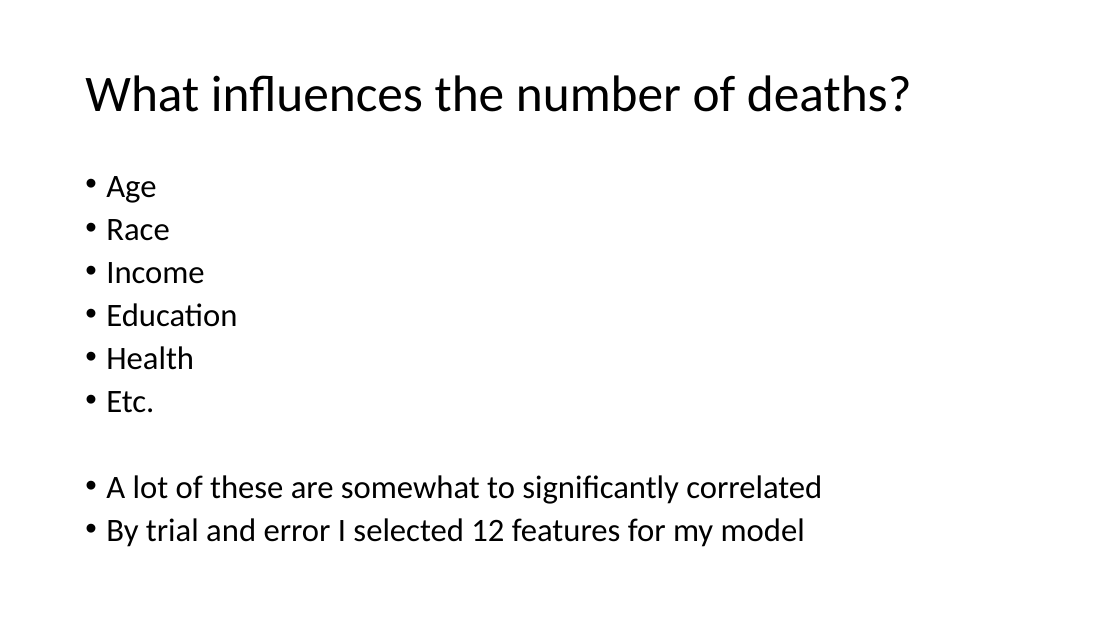
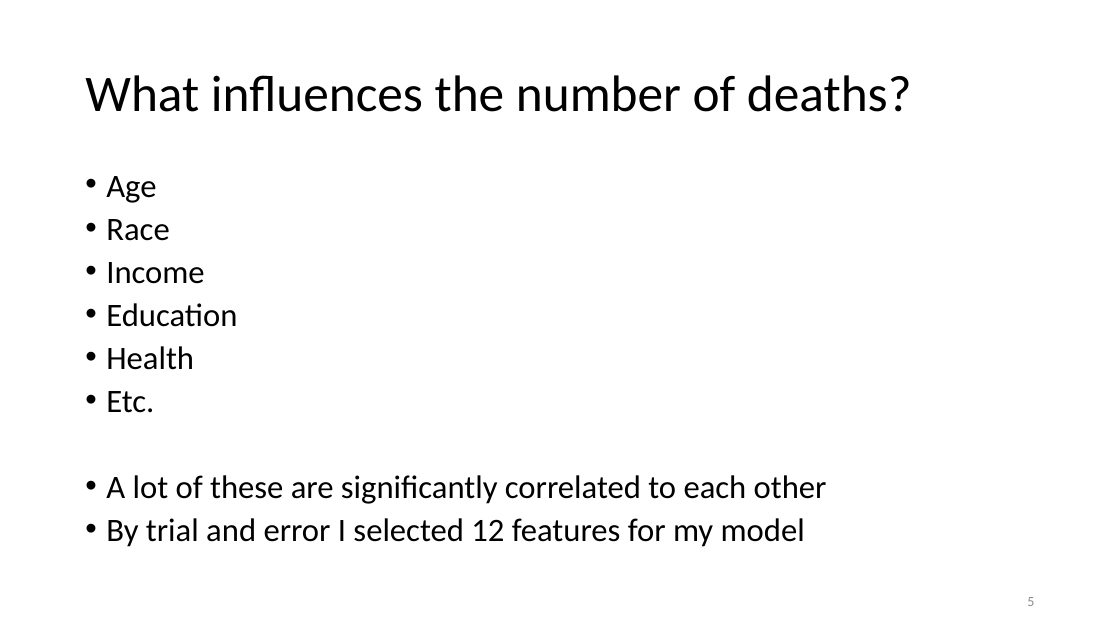
Before and after one commit to nkinnaird/CountyCovidIndexing, a slide deck: slide 5 of Presentation/CovidProjectPresentation.pptx. Drawn at 1120x630 pixels with LibreOffice and Linux fonts; fonts in the diff are those of the drawing. Boxes give left, top, right and bottom in pixels: in the first picture for what was removed or moved away, otherwise in the second. Text is boxed around its words. In the diff, an @@ line names an element or a change of style, - is before the commit and + after.

```diff
--- a/Presentation/CovidProjectPresentation.pptx
+++ b/Presentation/CovidProjectPresentation.pptx
@@ text at <box>106,475,827,504</box>: text changed @@
-• A lot of these are somewhat to significantly correlated
+• A lot of these are significantly correlated to each other
@@ page number added at <box>1027,597,1034,606</box>, 12 pt, text #8C8C8C @@
+5
```
Also in this commit, not shown: 15 other slides changed, 4 slides added, 3 slides removed, 6 other files.
